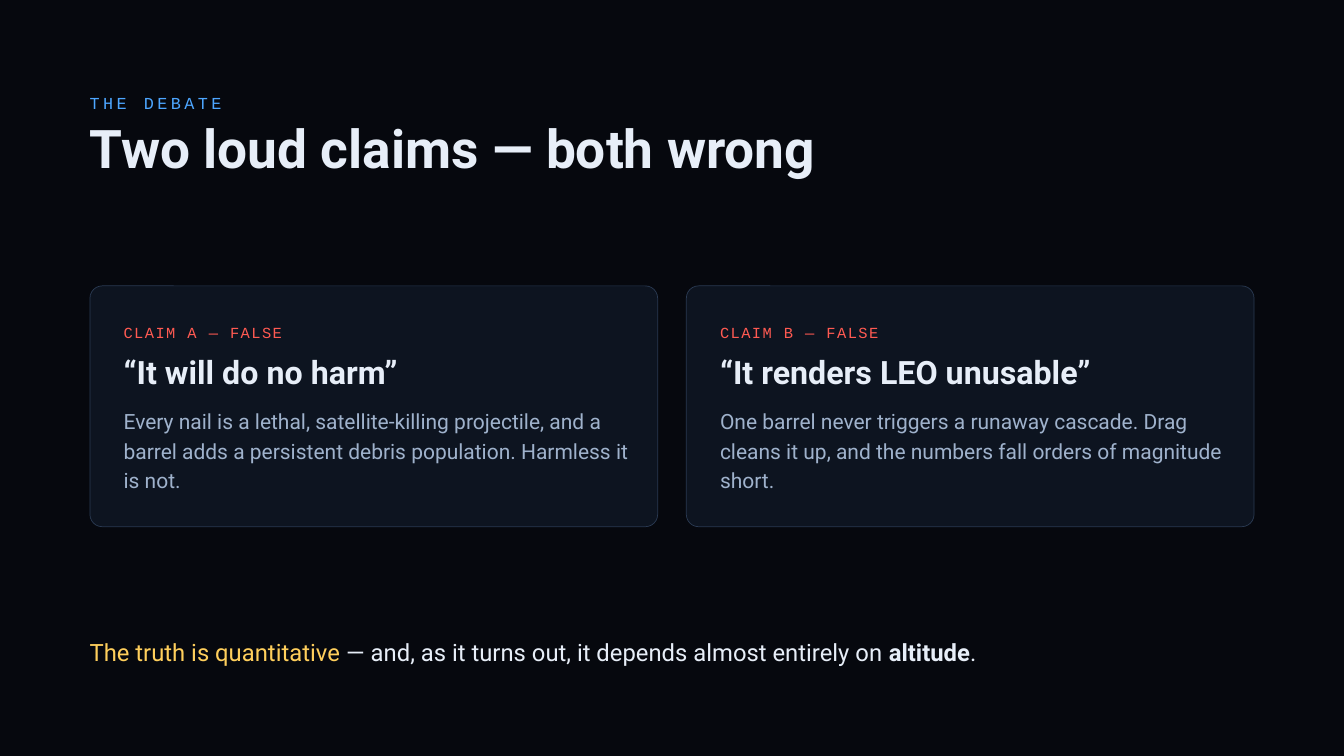
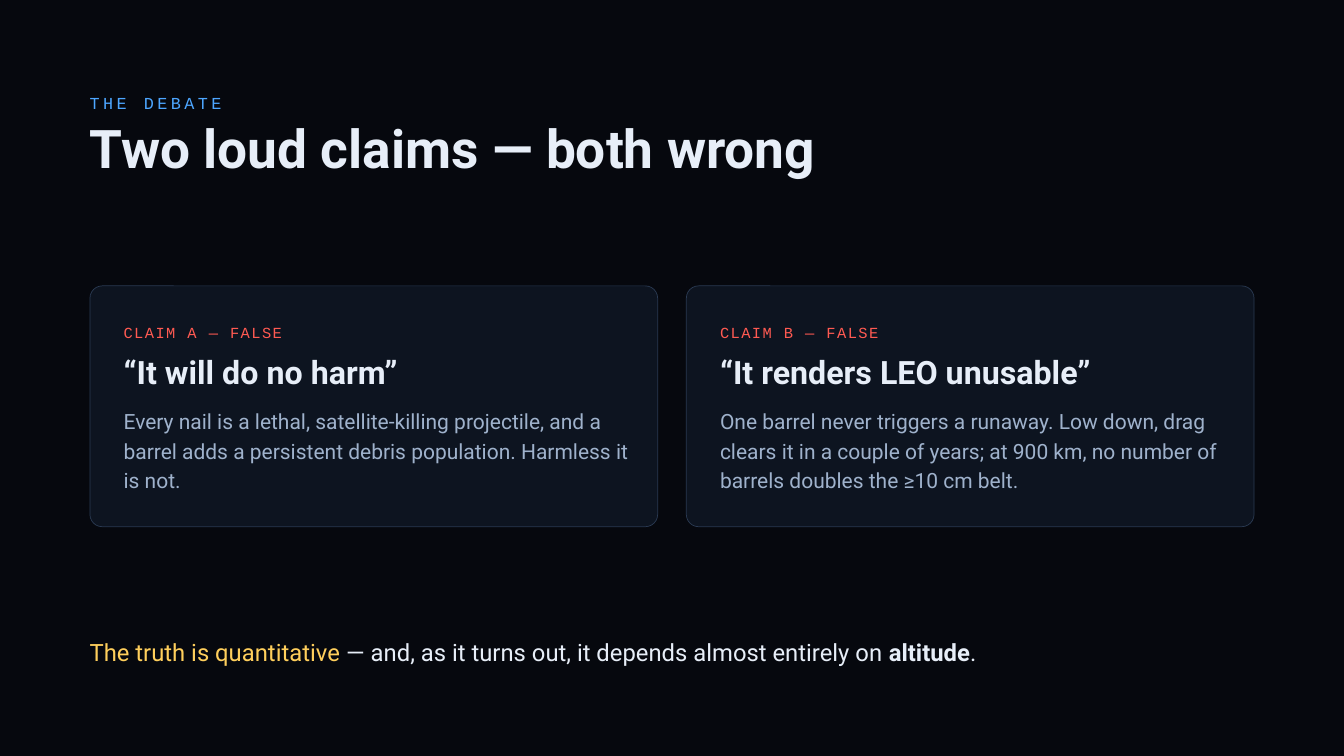
Before and after one commit to TimKadyrov/DebrisCascade, a slide deck: slide 5 of Barrel of Nails — Kessler Study.pptx. Drawn at 1344x756 pixels with LibreOffice and Linux fonts; fonts in the diff are those of the drawing. Boxes give left, top, right and bottom in pixels: in the first picture for what was removed or moved away, otherwise in the second. Text is boxed around its words. In the diff, an @@ line names an element or a change of style, - is before the commit and + after.

Commit message:
Update deck, SUMMARY and README from the fixed model and full catalog
Every number and chart now comes from data/deck_numbers.json (CLI --deck);
charts are rendered by viz/render_deck_charts.py at their slide-box sizes.

Deck changes:
- Catalog: 28,676 LEO objects incl. 9,911 catalogued debris (was 15,222
  active satellites only).
- Altitude figure (13) is now model output: per-satellite risk today (peak
  0.53%/yr at 825 km) plus fragment and intact drag lifetimes; one barrel
  at 550 km briefly makes its shell the most dangerous in LEO.
- Tipping (14): >=10 cm belt growth vs launch rate; the belt already
  grows x1.13 in 50 yr with zero launches (x421 / ~190/yr were stale).
- Operators (15): they quit by year ~28 and the belt still doubles; the
  "self-limiting" claim is withdrawn.
- Barrels (16): no number doubles the >=10 cm belt; 90-220 barrels double
  the 1-10 cm field (range = cratering convention); one ASAT ~ 25 barrels
  (was "2,000+ barrels" and "one ASAT = thousands").
- Extreme (17, 18): 500 launches/yr -> x91 belt, ~1,600-1,700
  catastrophic/yr. Low-altitude breakup (19): +22% local risk, clears in
  ~1 yr (the 98,000/yr figure came from a 1-billion-nail run).
- Physics (9): 260+260 kg -> ~29,000 fragments (combined mass).
- Model limits (22) and references (23) rewritten; Kessler citation fixed,
  Liou & Johnson (2006) added.

SUMMARY.md and README rewritten to match.

```diff
--- a/Barrel of Nails — Kessler Study.pptx
+++ b/Barrel of Nails — Kessler Study.pptx
@@ text at (x1=720, y1=413, x2=1216, y2=488): text changed @@
-One barrel never triggers a runaway cascade. Drag cleans it up, and the numbers fall orders of magnitude short.
+One barrel never triggers a runaway. Low down, drag clears it in a couple of years; at 900 km, no number of barrels doubles the ≥10 cm belt.
```
Also in this commit, not shown: 13 other slides changed, 11 other files.
